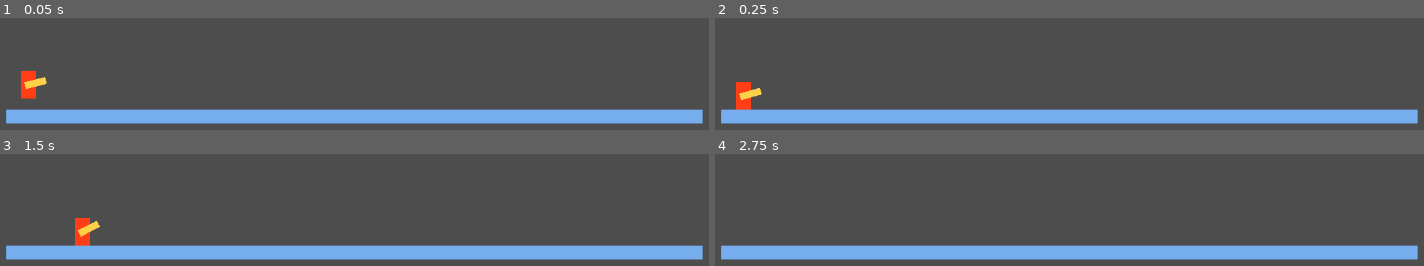
Above: before the commit, frames 1-4 (two rows, left to right).
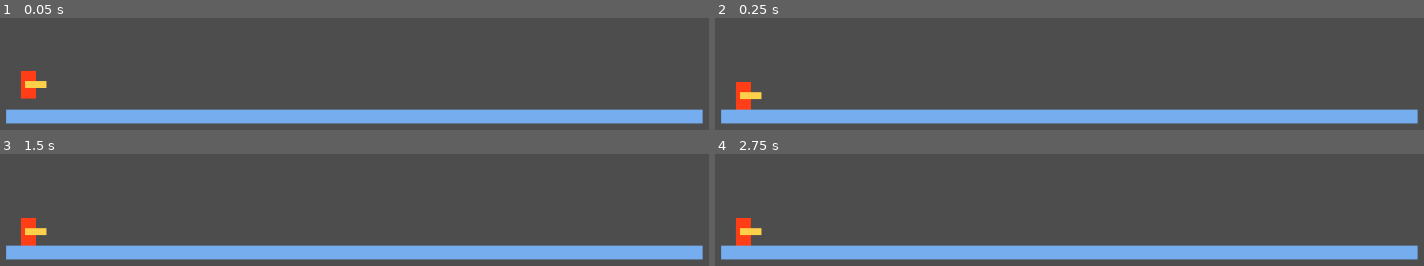
Above: after the commit, the same moments.

Repository: Samanagos/firefighting-game
Game: Godot game, scene res://scenes/Main.tscn
Same seed, same stepped clock (60 frames per second), same inputs: the game is played once before the commit and once after it.
Inputs (mouse positions are in pixels of both pictures, inside the frame that each line leads up to):
- Up to frame 1 (0.05 s): no input
- Up to frame 2 (0.25 s): no input
- Up to frame 3 (1.5 s): tap Enter at 0.5 s; move the mouse to (outside the picture) at 0.52 s; press the mouse at (outside the picture) at 0.53 s; hold D (move_right) 0.53-1.28 s; tap Space (move_jump) at 0.77 s; move the mouse to (outside the picture) at 1.27 s; release the mouse at (outside the picture) at 1.28 s; hold A (move_left) from 1.28 s (still down); click (outside the picture) at 1.35 s
- Up to frame 4 (2.75 s): tap Space (move_jump) at 1.52 s; move the mouse to (outside the picture) at 2.02 s; release A (move_left) at 2.03 s; press the mouse at (outside the picture) at 2.03 s; hold D (move_right) from 2.03 s (still down)

The runs differ from the first frame. In frame 1, 0.1% of the frame differs, in the area x 3-7%, y 52-64%; in frame 2, 0.1%; in frame 3, 1.2%, in the area x 2-15%, y 57-83%; in frame 4, 0.6%.

Commit message:
Merge CONFLICT!!! >:(. USE REBASE DUMASS! DON'T FORGET! I SWEAR TO F*!?*!

Diff:
--- a/scripts/player.gd
+++ b/scripts/player.gd
@@ -1,6 +1,7 @@
 extends RigidBody2D
 
 @export var speed: float = 25;
+@export var max_speed: float = 750;
 @export var jump_power: float = 500;
 @export var spray_power: float = 500;
 
@@ -16,11 +17,29 @@
 
 # Called every frame. 'delta' is the elapsed time since the previous frame.
 func _physics_process(delta):
-	print(grounded)
+	if !(Input.is_action_pressed("moving")):
+		linear_damp = 10;
+		return
+	else:
+		linear_damp = 0;
+
 	if Input.is_action_pressed("move_right"):
-		apply_central_impulse(Vector2.RIGHT * speed * delta * mult)
+		var d_imp = Vector2.RIGHT * speed * delta * mult
+		var vel = d_imp / mass
+
+		if (vel + linear_velocity).length() > max_speed:
+			vel = vel.normalized() * (clamp(max_speed - linear_velocity.length(), 0, max_speed))
+			d_imp = mass * vel
+
+		apply_central_impulse(d_imp)
 	elif Input.is_action_pressed("move_left"):
-		apply_central_impulse(Vector2.LEFT * speed * delta * mult)
+		var d_imp = Vector2.LEFT * speed * delta * mult
+		var vel = d_imp / mass
+
+		if (vel + linear_velocity).length() > max_speed:
+			vel = vel.normalized() * (clamp(max_speed - linear_velocity.length(), 0, max_speed))
+			d_imp = mass * vel
+		apply_central_impulse(d_imp)
 
 	if grounded && Input.is_action_just_pressed("move_jump"):
 		apply_central_impulse(Vector2.UP * jump_power * delta * mult)
